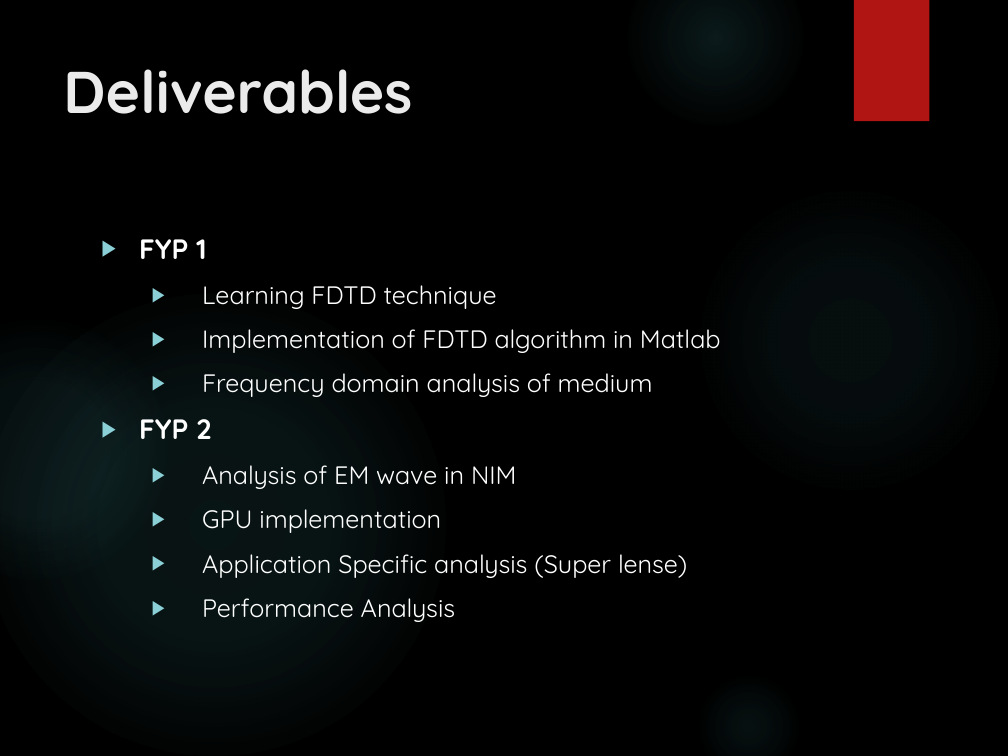
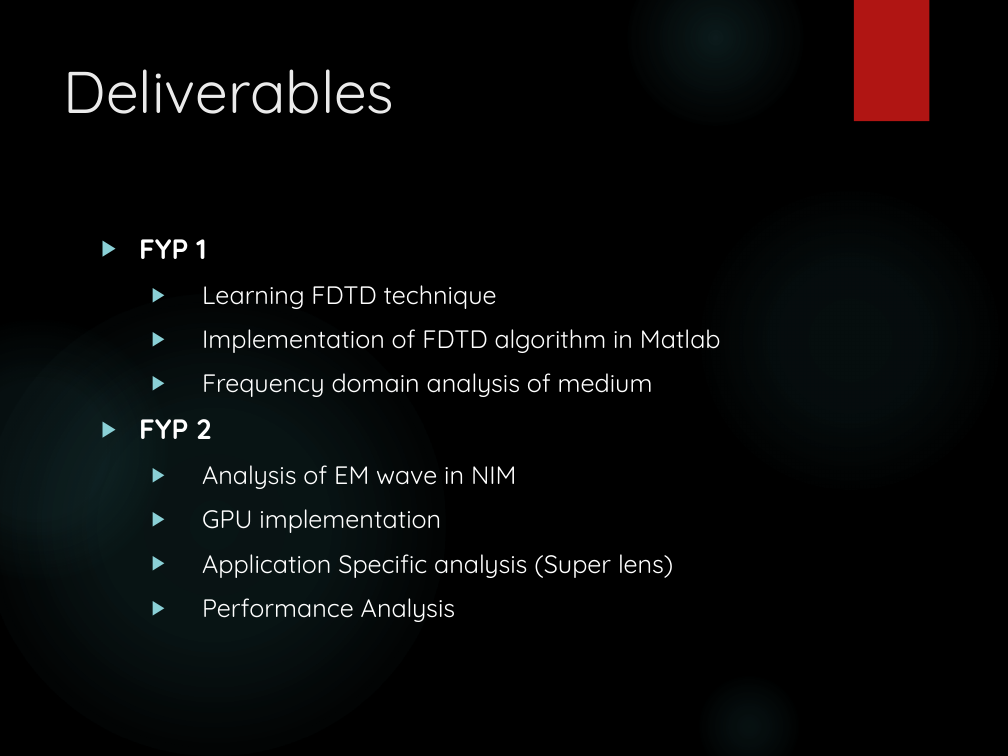
Before and after one commit to junaidnasir/gpu-em-nim, a slide deck: slide 6 of FYP_Defense_Presentation/FYP-1_presentation.pptx (slide 5 before the commit). Drawn at 1008x756 pixels with LibreOffice and Linux fonts; fonts in the diff are those of the drawing; background and template pictures are left out. Boxes give left, top, right and bottom in pixels: in the first picture for what was removed or moved away, otherwise in the second. Text is boxed around its words. In the diff, an @@ line names an element or a change of style, - is before the commit and + after.

```diff
--- a/FYP_Defense_Presentation/FYP-1_presentation.pptx
+++ b/FYP_Defense_Presentation/FYP-1_presentation.pptx
@@ title "Deliverables" at <box>63,69,394,114</box>: bold off @@
@@ text at <box>202,554,673,578</box>: text changed @@
-  ▶ Application Specific analysis (Super lense)
+  ▶ Application Specific analysis (Super lens)
```
Also in this commit, not shown: 10 other slides changed, 5 slides added.
